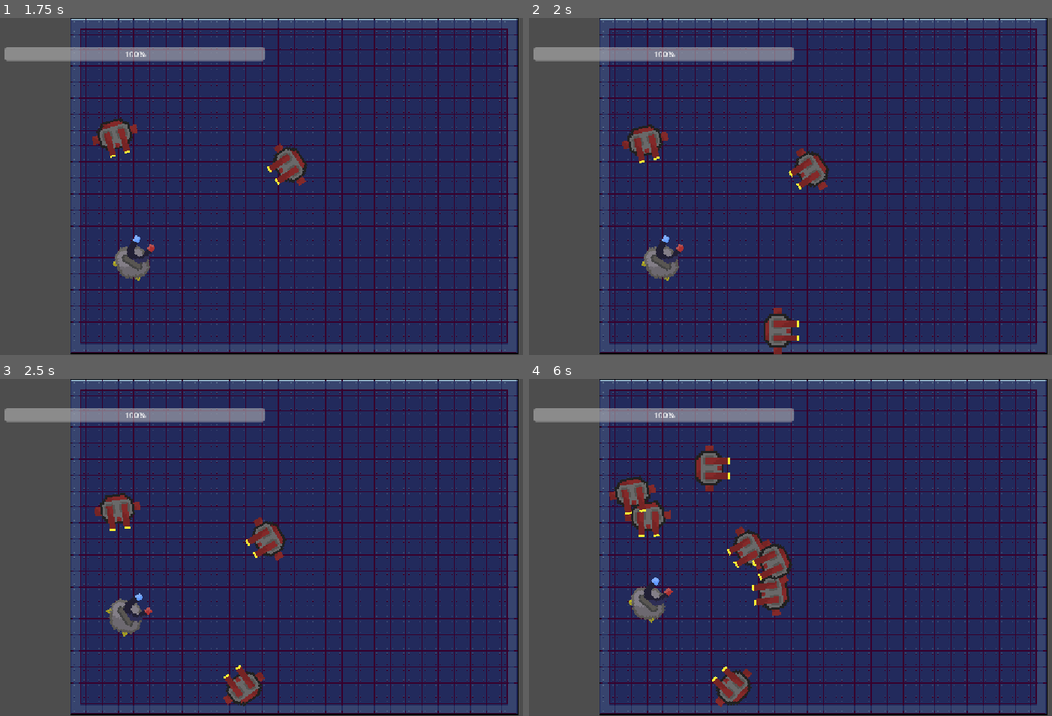
Above: before the commit, frames 1-4 (two rows, left to right).
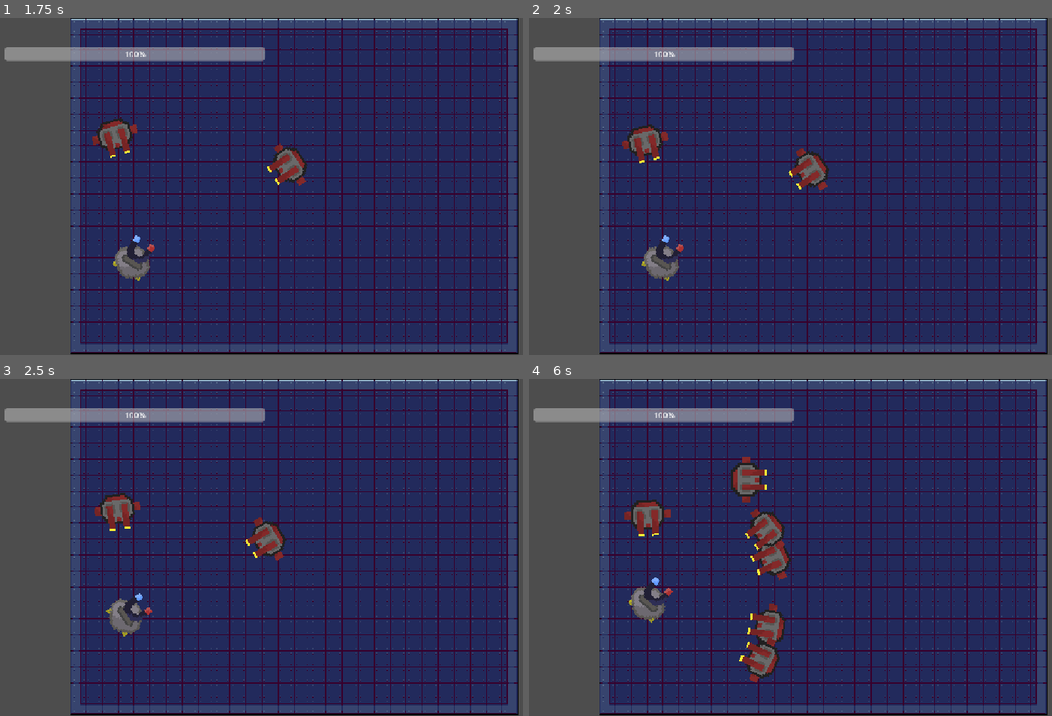
Above: after the commit, the same moments.

Repository: FazalThe/magslam
Game: Godot game, scene res://main.tscn
Same seed, same stepped clock (60 frames per second), same inputs: the game is played once before the commit and once after it.
Inputs (mouse positions are in pixels of both pictures, inside the frame that each line leads up to):
- Up to frame 1 (1.75 s): move the mouse to (423, 169) at 0.52 s; tap A (A) at 0.6, 1.55 s; tap W (W) at 0.8, 1.35 s; move the mouse to (167, 203) at 1.27 s
- Up to frame 2 (2 s): no input
- Up to frame 3 (2.5 s): move the mouse to (350, 473) at 2.02 s; tap A (A) at 2.1 s; tap W (W) at 2.3 s
- Up to frame 4 (6 s): move the mouse to (790, 614) at 2.77 s; tap D (D) at 2.85 s; tap A (A) at 3.05, 4.55 s; move the mouse to (999, 598) at 3.52 s; press the mouse at (999, 598) at 3.53 s; tap W (W) at 3.8, 5.3, 5.85 s; move the mouse to (638, 496) at 4.27 s; release the mouse at (638, 496) at 4.28 s; right-click (638, 496) at 4.35 s; move the mouse to (848, 547) at 5.02 s; tap S (S) at 5.1 s; move the mouse to (727, 463) at 5.77 s

Frame 1 is identical in both runs. In frame 2, 0.6% of the frame differs, in the area x 44-52%, y 86-100%; in frame 3, 0.6%; in frame 4, 5.5%, in the area x 15-51%, y 19-98%.

Commit message:
better in area spawning

Diff:
--- a/main.tscn
+++ b/main.tscn
@@ -104,7 +104,7 @@
 sources/12 = SubResource("TileSetAtlasSource_2cqfq")
 
 [sub_resource type="RectangleShape2D" id="RectangleShape2D_6cdfc"]
-size = Vector2(821, 591)
+size = Vector2(836, 616)
 
 [node name="Node2D" type="Node2D" unique_id=454918293]
 script = ExtResource("1_2cqfq")
@@ -136,7 +136,7 @@
 collision_mask = 0
 
 [node name="CollisionShape2D" type="CollisionShape2D" parent="Spawner/Area2D" unique_id=743916103]
-position = Vector2(414.5, -307.5)
+position = Vector2(413, -305)
 shape = SubResource("RectangleShape2D_6cdfc")
 
 [node name="EndTimer" type="Timer" parent="." unique_id=2119129683]
--- a/spawner.gd
+++ b/spawner.gd
@@ -7,6 +7,7 @@
 @onready var parent: Node2D = get_parent()
 @onready var magnet: CharacterBody2D = $"../Magnet"
 @onready var timer: Timer = $"../SpawnTimer"
+@onready var wall: TileMapLayer = $"../TileMapLayer"
 
 const mindis = 250
 const maxdis = 350
@@ -31,9 +32,14 @@
 	var magPos = magnet.global_position
 
 	var inArea = false
+	var inWall = false
+	var limit = 0
 	while true:
 
-
+		limit += 1
+		print(limit)
+		if limit > 100:
+			break
 
 		var angle = randf_range(0,TAU)
 		var dis = (mindis + (randf()*fact))
@@ -43,15 +49,18 @@
 		var query = PhysicsShapeQueryParameters2D.new()
 		query.shape = dualbot.get_node("CollisionShape2D").shape
 		query.transform = Transform2D(0, pos)
-		query.collision_mask = area.collision_layer
 		query.collide_with_areas = true
 
 
 		var colliding = space.intersect_shape(query)
-		print(colliding)
 
+		for collision in colliding:
+			if collision.collider == area:
+				inArea = true
+			if collision.collider == wall:
+				inWall = true
 
-		if not colliding.is_empty():
+		if inArea && not inWall:
 			dualbot.position = pos
 			add_child(dualbot)
 			break
